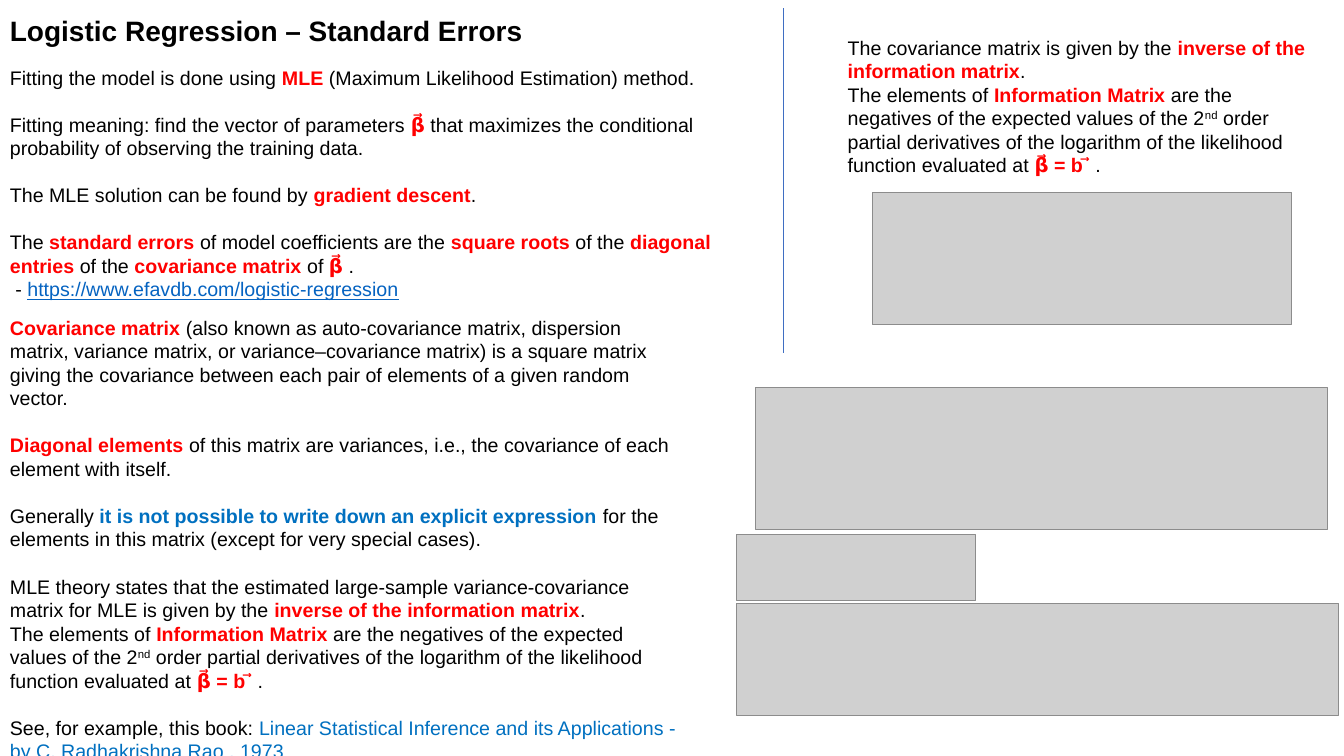
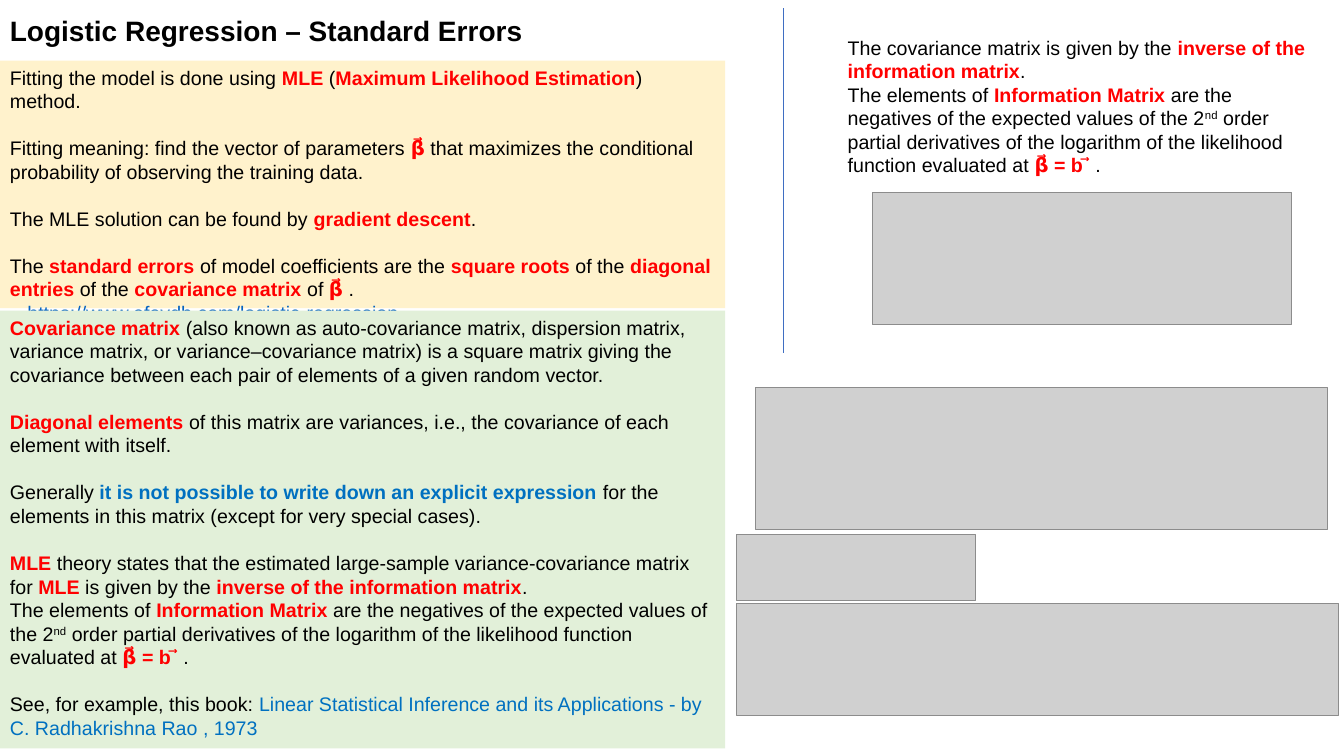
Before and after one commit to lselector/statistics, a slide deck: slide 9 of statistics_06_logistic_regression.pptx (slide 7 before the commit). Drawn at 1344x756 pixels with LibreOffice and Linux fonts; fonts in the diff are those of the drawing; grey boxes stand for pictures. Boxes give left, top, right and bottom in pixels: in the first picture for what was removed or moved away, otherwise in the second. Text is boxed around its words. In the diff, an @@ line names an element or a change of style, - is before the commit and + after.

```diff
--- a/statistics_06_logistic_regression.pptx
+++ b/statistics_06_logistic_regression.pptx
@@ rectangle "Fitting the model is done ...": place and size @@
-rectangle "Fitting the model is done ..." at <box>10,70,711,300</box>
+rectangle "Fitting the model is done ..." at <box>0,60,725,309</box>
@@ rectangle "Fitting the model is done ..." at <box>0,60,725,309</box>: fill none to #FFF2CC @@
@@ text in rectangle at <box>10,70,642,109</box>: text colour #000000 to #FF0000, bold on in "(Maximum Likelihood Estimation)" @@
@@ rectangle "Covariance matrix (also known as ...": place and size @@
-rectangle "Covariance matrix (also known as ..." at <box>10,320,669,739</box>
+rectangle "Covariance matrix (also known as ..." at <box>0,311,725,748</box>
@@ rectangle "Covariance matrix (also known as ..." at <box>0,311,725,748</box>: fill none to #E2F0D9 @@
@@ text in rectangle at <box>10,555,689,598</box>: text colour #000000 to #FF0000, bold on in "MLE MLE" @@
```
Also in this commit, not shown: 7 other slides changed, 1 slide added.
